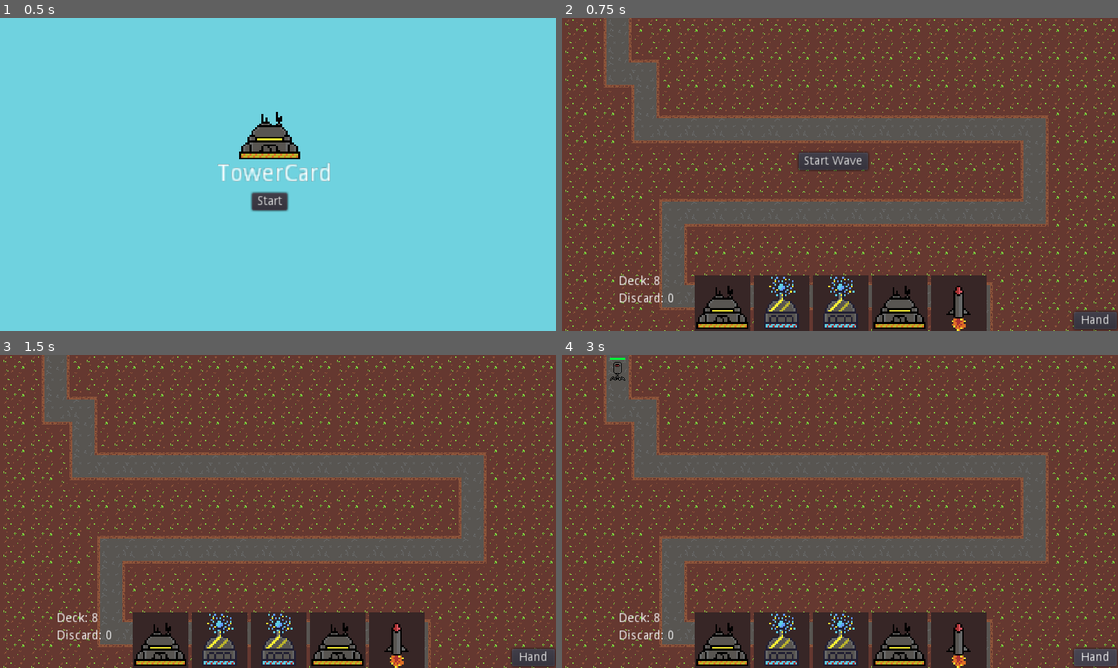
Above: before the commit, frames 1-4 (two rows, left to right).
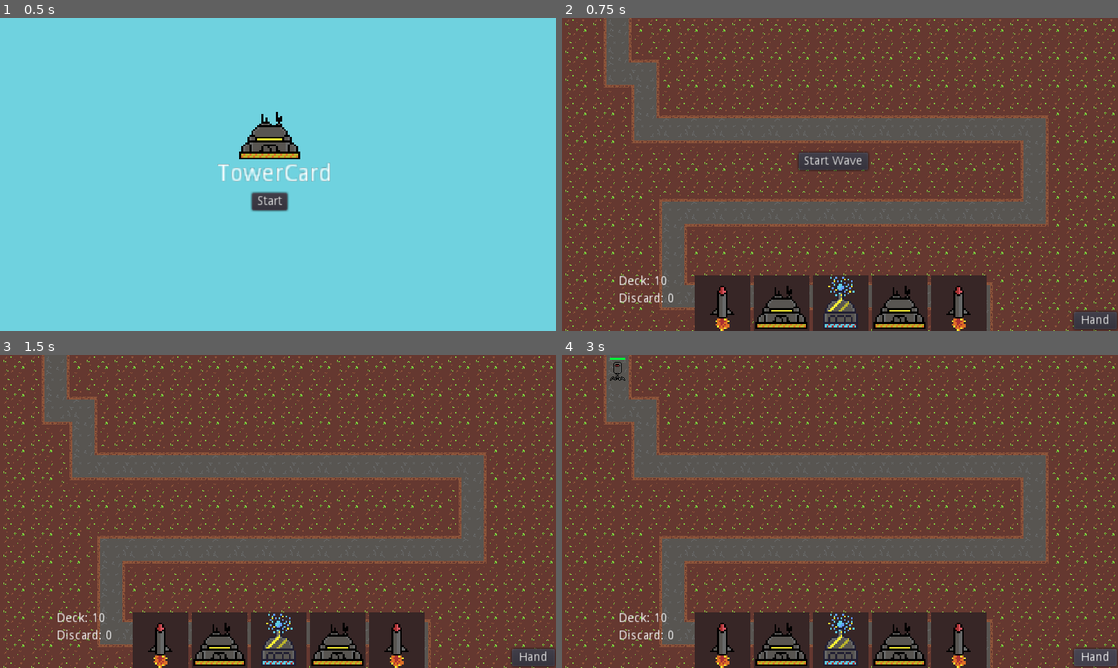
Above: after the commit, the same moments.

Repository: TylerPelaez/TowerCard
Game: Godot game, scene res://Menu/Menu.tscn
Same seed, same stepped clock (60 frames per second), same inputs: the game is played once before the commit and once after it.
Inputs:
- Up to frame 1 (0.5 s): no input
- Up to frame 2 (0.75 s): click "Start" at 0.5 s
- Up to frame 3 (1.5 s): click "Start Wave" at 1.25 s
- Up to frame 4 (3 s): click "Hand" at 2 s; click "Hand" at 2.75 s

Frame 1 is identical in both runs. In frame 2, 1.5% of the frame differs, in the area x 16-45%, y 82-100%; in frame 3, 1.5%; in frame 4, 1.5%.

Commit message:
Repulsor tower

Diff:
--- a/Cards/CardsDatabase.gd
+++ b/Cards/CardsDatabase.gd
@@ -1,7 +1,7 @@
 extends Node
 
 # Card format: [cardName, cardType, image, text, trashes]
-enum {Bunker, LightningCard, Missile}
+enum {Bunker, LightningCard, Missile, RepulsorTowerCard}
 
 const DATA = {
 	Bunker:
@@ -9,7 +9,9 @@
 	Missile:
 		["Missile", Card.CARD_TYPE.SPELL, "res://Cards/Card Images/MissileCard.png", "Missile Strike", false, Missile],
 	LightningCard:
-		["Lightning", Card.CARD_TYPE.TOWER, "res://Cards/Card Images/LightningTowerCard.png", "Lightning Tower", false, preload("res://Towers/LightningTower.tscn")]
+		["Lightning", Card.CARD_TYPE.TOWER, "res://Cards/Card Images/LightningTowerCard.png", "Lightning Tower", false, preload("res://Towers/LightningTower.tscn")],
+	RepulsorTowerCard:
+		["Repulsor", Card.CARD_TYPE.TOWER, "res://Cards/Card Images/RepulsorTowerCard.png", "Repulsor Tower", false, preload("res://Towers/RepulsorTower.tscn")]
 }
 
 # Too lazy to move this to another class.
--- a/Deck/Deck.gd
+++ b/Deck/Deck.gd
@@ -8,7 +8,8 @@
 const STARTING_DECK = {
 	CardsDatabase.LightningCard: 3,
 	CardsDatabase.Bunker: 4,
-	CardsDatabase.Missile: 6
+	CardsDatabase.Missile: 6,
+	CardsDatabase.RepulsorTowerCard: 2
 }
 
 func _ready():
--- a/Enemies/BaseEnemy.gd
+++ b/Enemies/BaseEnemy.gd
@@ -19,13 +19,17 @@
 onready var boom = load("res://Particles/OrangeParticle.tscn")
 onready var spark = load("res://Particles/YellowParticle.tscn")
 
+var speed_multipliers = []
 var dying := false
 
 
 # Called every frame. 'delta' is the elapsed time since the previous frame.
 func _process(delta):
 	if !dying:
-		set_offset(get_offset() + (speed * delta))
+		var current_speed = speed
+		for multiplier in speed_multipliers:
+			current_speed = current_speed * (1 - multiplier.slow_amount)
+		set_offset(get_offset() + (current_speed * delta))
 		z_index = floor(get_offset())
 
 func set_health(value: int) -> void:
@@ -69,3 +73,11 @@
 func _on_begin_death():
 	towerDetectionArea.monitorable = false
 	hurtbox.monitorable = false
+
+# Slow field entered
+func _on_Hurtbox_area_entered(area):
+	speed_multipliers.append(area.get_parent())
+
+#Slow field exited
+func _on_Hurtbox_area_exited(area):
+	speed_multipliers.erase(area.get_parent())
--- a/Enemies/BaseEnemy.tscn
+++ b/Enemies/BaseEnemy.tscn
@@ -18,6 +18,7 @@
 
 [node name="Hurtbox" parent="." instance=ExtResource( 2 )]
 collision_layer = 8
+collision_mask = 16
 
 [node name="Control" type="Control" parent="."]
 margin_left = -9.0
@@ -46,5 +47,7 @@
 }
 
 [node name="VisibilityNotifier2D" type="VisibilityNotifier2D" parent="."]
+[connection signal="area_entered" from="Hurtbox" to="." method="_on_Hurtbox_area_entered"]
+[connection signal="area_exited" from="Hurtbox" to="." method="_on_Hurtbox_area_exited"]
 [connection signal="hit" from="Hurtbox" to="." method="_on_Hurtbox_hit"]
 [connection signal="screen_exited" from="VisibilityNotifier2D" to="." method="_on_VisibilityNotifier2D_screen_exited"]
--- a/Player/PlayerController.gd
+++ b/Player/PlayerController.gd
@@ -41,17 +41,19 @@
 			if selected_card == null:
 				print("ERROR: selected_card is null")
 				return
-
 			if ui_state == STATE.CASTING and selected_spell != null:
 				_cast_spell()
-			elif ui_state == STATE.PLACING_TOWER and held_tower != null:
+			elif ui_state == STATE.PLACING_TOWER and held_tower != null and can_place_held_tower():
 				_place_tower()
 		elif event.is_pressed() and event.is_action("cancel_tower_placement"):
 			if selected_card == null:
 				print("ERROR: selected card is null")
 				return
+			cancel_card_play()
+	elif event.is_pressed() and event.is_action("rotate") and ui_state == STATE.PLACING_TOWER and held_tower != null:
+		if held_tower.can_rotate():
+			held_tower.rotate_tower()
 
-			cancel_card_play()
 
 func set_level_placement_area(area: Node) -> void:
 	level_placement_area = area
--- a/Player/PlayerController.tscn
+++ b/Player/PlayerController.tscn
@@ -2,7 +2,5 @@
 
 [ext_resource path="res://Player/PlayerController.gd" type="Script" id=1]
 
-
-
 [node name="PlayerController" type="Node2D"]
 script = ExtResource( 1 )
--- a/Towers/BaseTower.gd
+++ b/Towers/BaseTower.gd
@@ -26,7 +26,7 @@
 	draw_range = true
 
 func _process(delta: float) -> void:
-	if animationPlayer.get_current_animation() != "Idle" && !animationPlayer.is_playing():
+	if animationPlayer.get_current_animation() != "Idle" && !animationPlayer.is_playing() and animationPlayer.has_animation("Idle"):
 		animationPlayer.play("Idle")
 
 func _physics_process(delta: float) -> void:
@@ -96,3 +96,9 @@
 
 func set_can_place_color() -> void:
 	sprite.modulate = GREEN_TRANSPARENT_COLOR
+
+func can_rotate() -> bool:
+	return false
+
+func rotate_tower() -> void:
+	pass
--- /dev/null
+++ b/Towers/RepulsorTower.gd
@@ -0,0 +1,39 @@
+extends BaseTower
+class_name RepulsorTower
+
+export (float, 0, 1, 0.05) var slow_amount
+
+onready var slowFieldPivot = $SlowFieldPivot
+onready var slowField = $SlowFieldPivot/SlowField
+
+
+
+func _ready() -> void:
+	sprite.modulate = GREEN_TRANSPARENT_COLOR
+	draw_range = true
+	slowFieldPivot.spriteOffset = $Sprite.texture.get_height() / 2
+	slowFieldPivot.slow_amount = slow_amount
+
+func can_rotate()->bool:
+	return true
+
+func rotate_tower() -> void:
+	if sprite.frame < sprite.hframes - 1:
+		sprite.frame += 1
+	else:
+		sprite.frame = 0
+	slowFieldPivot.rotate(deg2rad(90))
+
+func _process(delta):
+	slowFieldPivot.draw_range = draw_range
+
+func _physics_process(delta: float) -> void:
+	if !active:
+		return
+
+func _draw() -> void:
+	pass
+
+func build_tower() -> void:
+	.build_tower()
+	slowField.monitorable = true
--- /dev/null
+++ b/Towers/RepulsorTower.tscn
@@ -0,0 +1,36 @@
+[gd_scene load_steps=7 format=2]
+
+[ext_resource path="res://Towers/Repulsortower.png" type="Texture" id=1]
+[ext_resource path="res://Towers/BaseTower.tscn" type="PackedScene" id=2]
+[ext_resource path="res://Towers/RepulsorTower.gd" type="Script" id=3]
+[ext_resource path="res://Towers/SlowFieldPivot.gd" type="Script" id=4]
+
+[sub_resource type="RectangleShape2D" id=1]
+extents = Vector2( 12, 13 )
+
+[sub_resource type="RectangleShape2D" id=2]
+extents = Vector2( 64, 16 )
+
+[node name="RepulsorTower" instance=ExtResource( 2 )]
+script = ExtResource( 3 )
+attack_range = 0.0
+slow_amount = 0.5
+
+[node name="Sprite" parent="." index="2"]
+texture = ExtResource( 1 )
+hframes = 4
+
+[node name="PlacementCollider" parent="." index="3"]
+shape = SubResource( 1 )
+
+[node name="SlowFieldPivot" type="Node2D" parent="." index="5"]
+script = ExtResource( 4 )
+
+[node name="SlowField" type="Area2D" parent="SlowFieldPivot" index="0"]
+monitorable = false
+collision_layer = 16
+collision_mask = 0
+
+[node name="CollisionShape2D" type="CollisionShape2D" parent="SlowFieldPivot/SlowField" index="0"]
+position = Vector2( 63, -1 )
+shape = SubResource( 2 )
--- /dev/null
+++ b/Towers/SlowFieldPivot.gd
@@ -0,0 +1,13 @@
+extends Node2D
+
+onready var slowField = $SlowField/CollisionShape2D
+var draw_range
+var spriteOffset
+var slow_amount
+
+func _process(delta):
+	update()
+
+func _draw():
+	if draw_range || Utils.DRAW_DEBUG:
+		draw_rect(Rect2(0, -spriteOffset, slowField.shape.extents.x * 2, slowField.shape.extents.y * 2),  Color(0, 0, 1, 0.25))
--- a/project.godot
+++ b/project.godot
@@ -54,6 +54,11 @@
 "language": "GDScript",
 "path": "res://Player/PlayerController.gd"
 }, {
+"base": "BaseTower",
+"class": "RepulsorTower",
+"language": "GDScript",
+"path": "res://Towers/RepulsorTower.gd"
+}, {
 "base": "Node",
 "class": "Spell",
 "language": "GDScript",
@@ -89,6 +94,7 @@
 "Level": "",
 "Lightning": "",
 "PlayerController": "",
+"RepulsorTower": "",
 "Spell": "",
 "SpellCard": "",
 "SpellProjectile": "",
@@ -158,11 +164,19 @@
 "events": [ Object(InputEventKey,"resource_local_to_scene":false,"resource_name":"","device":0,"alt":false,"shift":false,"control":false,"meta":false,"command":false,"pressed":false,"scancode":32,"unicode":0,"echo":false,"script":null)
  ]
 }
+rotate={
+"deadzone": 0.5,
+"events": [ Object(InputEventKey,"resource_local_to_scene":false,"resource_name":"","device":0,"alt":false,"shift":false,"control":false,"meta":false,"command":false,"pressed":false,"scancode":82,"unicode":0,"echo":false,"script":null)
+ ]
+}
 
 [layer_names]
 
 2d_physics/layer_1="Towers"
 2d_physics/layer_2="PlacementArea"
+2d_physics/layer_3="Enemies"
+2d_physics/layer_4="EnemyHurtboxes"
+2d_physics/layer_5="SlowField"
 
 [rendering]
 
Binary file added: Cards/Card Images/RepulsorTowerCard.png
Not shown, added: Cards/Card Images/RepulsorTowerCard.png.import
Binary file added: Towers/Repulsortower.png
Not shown, added: Towers/Repulsortower.png.import
